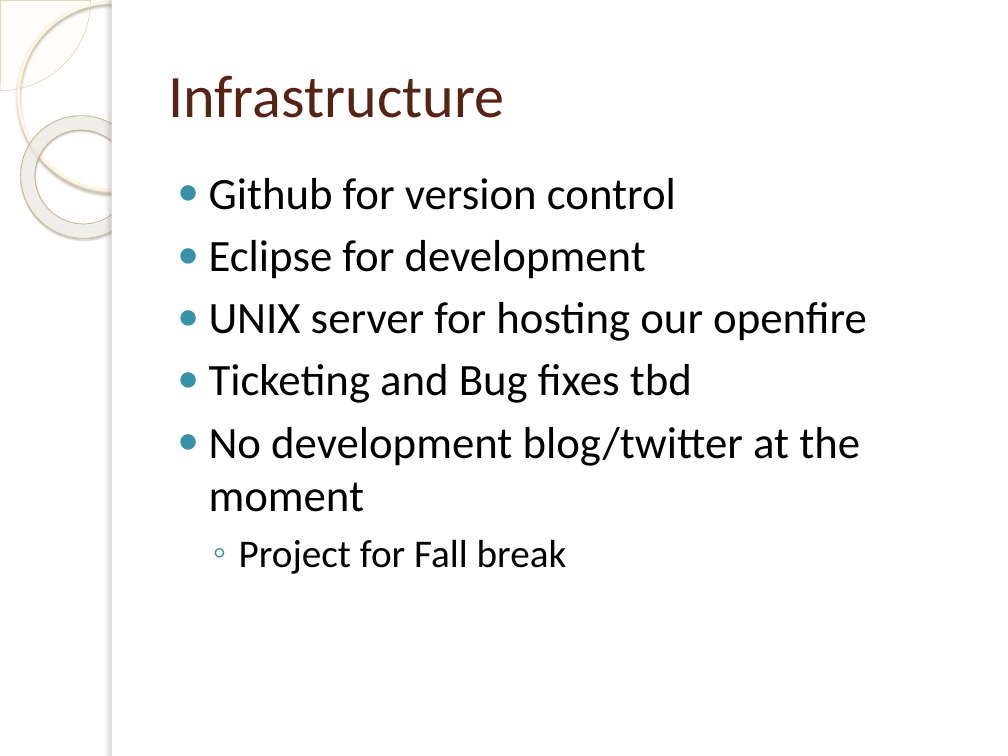
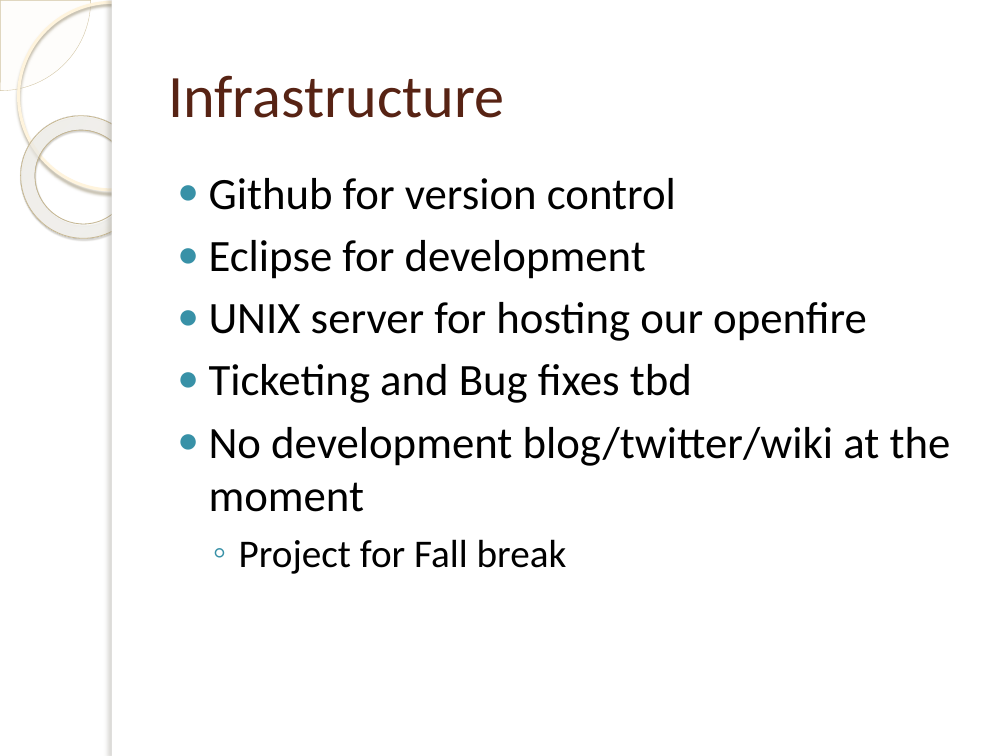
Before and after one commit to micphijus/eecs393whiteboard, a slide deck: slide 13 of Docs/Chatboard Build 1.pptx. Drawn at 1008x756 pixels with LibreOffice and Linux fonts; fonts in the diff are those of the drawing; background and template pictures are left out. Boxes give left, top, right and bottom in pixels: in the first picture for what was removed or moved away, otherwise in the second. Text is boxed around its words. In the diff, an @@ line names an element or a change of style, - is before the commit and + after.

Commit message:
Added some more changes.

```diff
--- a/Docs/Chatboard Build 1.pptx
+++ b/Docs/Chatboard Build 1.pptx
@@ text at (x1=209, y1=427, x2=951, y2=512): text changed @@
-● No development blog/twitter at the moment
+● No development blog/twitter/wiki at the moment
```
Also in this commit, not shown: 1 other slide changed, 2 slides added.
